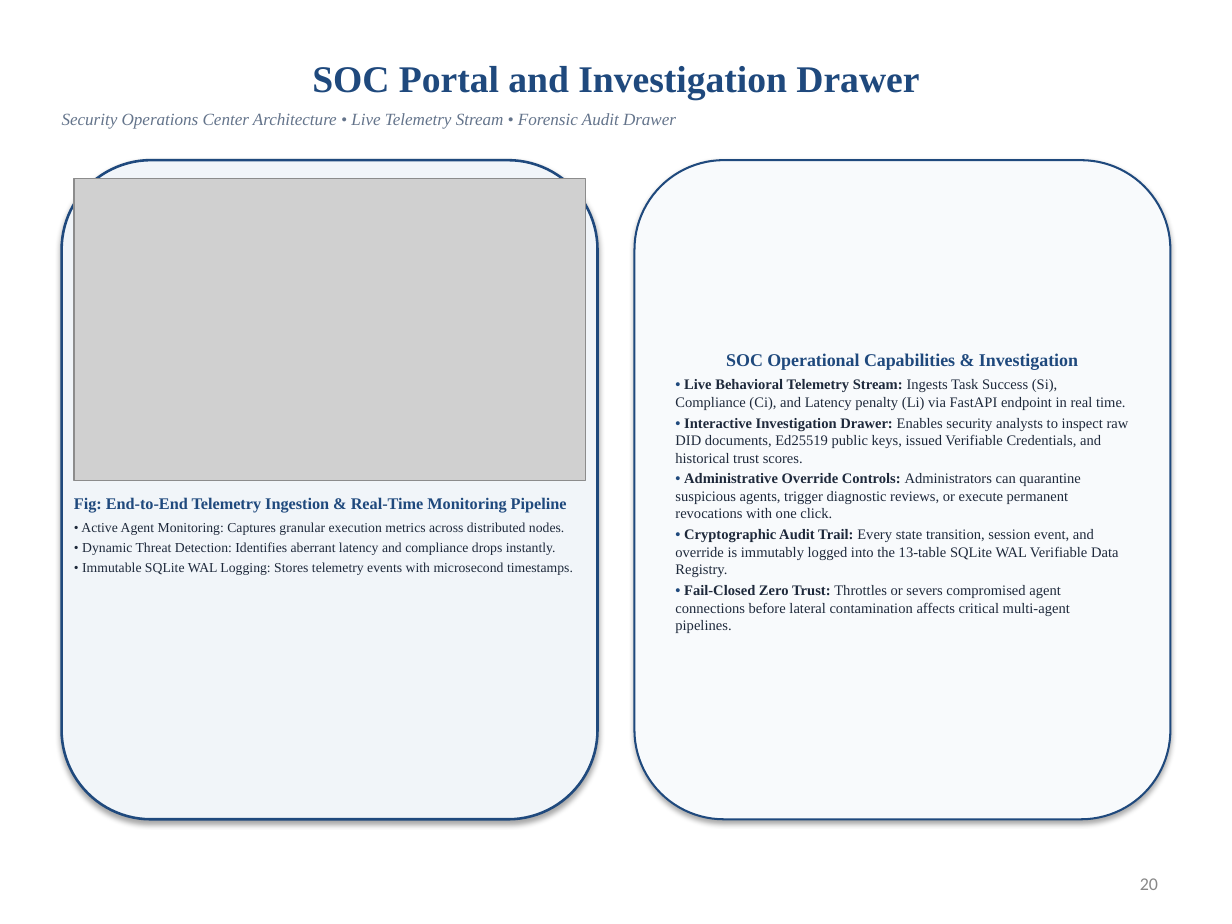
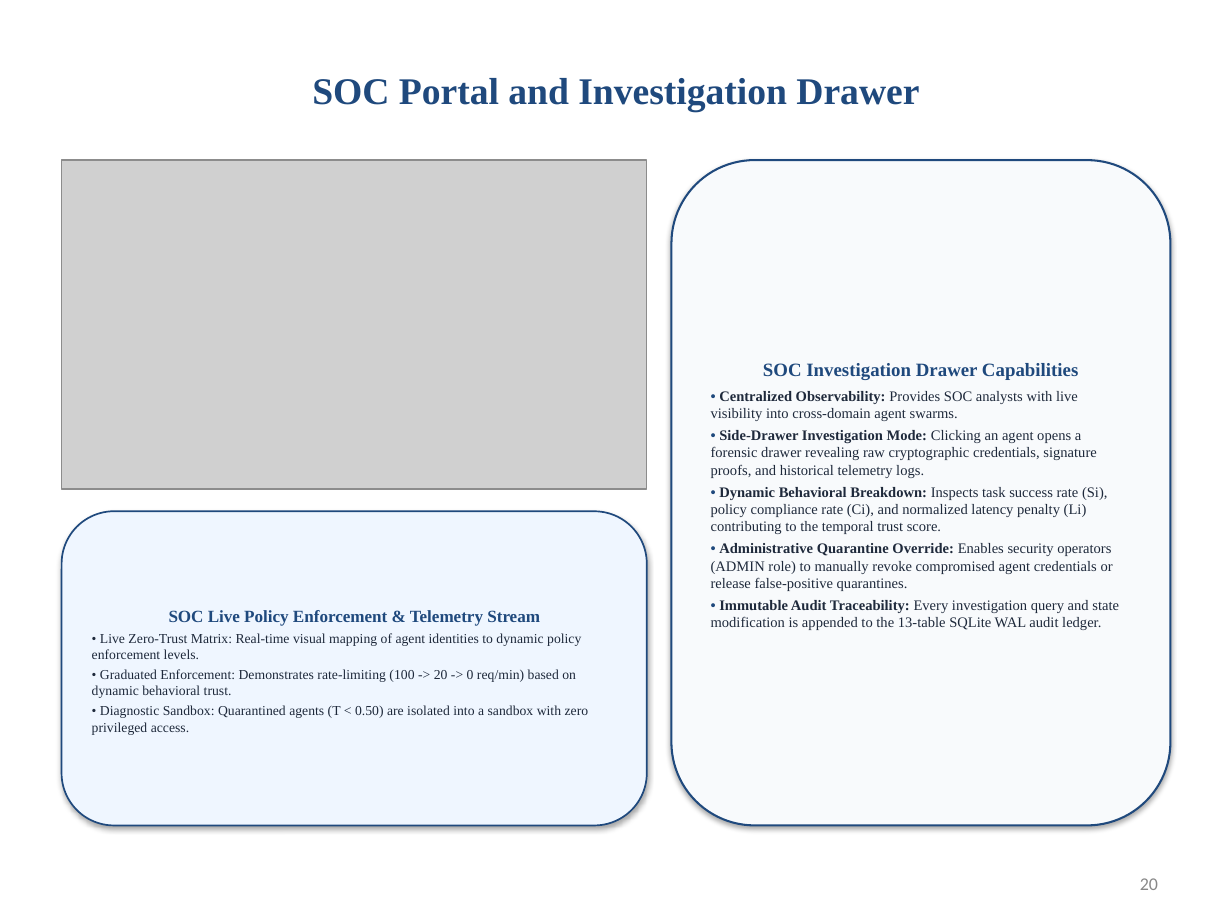
Before and after one commit to Manishpatil0608/trustchain-ai, a slide deck: slide 20 of TrustChain_AI_Phase_III_Final_Enhanced.pptx. Drawn at 1232x924 pixels with LibreOffice and Linux fonts; fonts in the diff are those of the drawing; grey boxes stand for pictures; background and template pictures are left out. Boxes give left, top, right and bottom in pixels: in the first picture for what was removed or moved away, otherwise in the second. Text is boxed around its words. In the diff, an @@ line names an element or a change of style, - is before the commit and + after.

```diff
--- a/TrustChain_AI_Phase_III_Final_Enhanced.pptx
+++ b/TrustChain_AI_Phase_III_Final_Enhanced.pptx
@@ title "SOC Portal and Investigation Drawer": place and size @@
-title "SOC Portal and Investigation Drawer" at [312,66,919,100]
+title "SOC Portal and Investigation Drawer" at [312,78,919,112]
@@ text removed at [62,113,676,129] @@
-Security Operations Center Architecture • Live Telemetry Stream • Forensic Audit Drawer
@@ picture: place and size @@
-picture at [74,179,585,480]
+picture at [62,160,647,489]
@@ rounded rectangle "SOC Investigation Drawer Capabilities": place and size @@
-rounded rectangle "SOC Investigation Drawer Capabilities" at [634,160,1170,819]
+rounded rectangle "SOC Investigation Drawer Capabilities" at [671,160,1170,825]
@@ text in rounded rectangle at [711,363,1119,630]: text changed @@
-SOC Operational Capabilities & Investigation
-• Live Behavioral Telemetry Stream: Ingests Task Success (Si), Compliance (Ci), and Latency penalty (Li) via FastAPI endpoint in real time.
-• Interactive Investigation Drawer: Enables security analysts to inspect raw DID documents, Ed25519 public keys, issued Verifiable Credentials, and historical trust scores.
-• Administrative Override Controls: Administrators can quarantine suspicious agents, trigger diagnostic reviews, or execute permanent revocations with one click.
-• Cryptographic Audit Trail: Every state transition, session event, and override is immutably logged into the 13-table SQLite WAL Verifiable Data Registry.
-• Fail-Closed Zero Trust: Throttles or severs compromised agent connections before lateral contamination affects critical multi-agent pipelines.
+SOC Investigation Drawer Capabilities
+• Centralized Observability: Provides SOC analysts with live visibility into cross-domain agent swarms.
+• Side-Drawer Investigation Mode: Clicking an agent opens a forensic drawer revealing raw cryptographic credentials, signature proofs, and historical telemetry logs.
+• Dynamic Behavioral Breakdown: Inspects task success rate (Si), policy compliance rate (Ci), and normalized latency penalty (Li) contributing to the temporal trust score.
+• Administrative Quarantine Override: Enables security operators (ADMIN role) to manually revoke compromised agent credentials or release false-positive quarantines.
+• Immutable Audit Traceability: Every investigation query and state modification is appended to the 13-table SQLite WAL audit ledger.
@@ text removed at [74,497,573,575] @@
-Fig: End-to-End Telemetry Ingestion & Real-Time Monitoring Pipeline
-• Active Agent Monitoring: Captures granular execution metrics across distributed nodes.
-• Dynamic Threat Detection: Identifies aberrant latency and compliance drops instantly.
-• Immutable SQLite WAL Logging: Stores telemetry events with microsecond timestamps.
@@ rounded rectangle "SOC Live Policy Enforcement & ...": place and size @@
-rounded rectangle "SOC Live Policy Enforcement & ..." at [62,160,598,819]
+rounded rectangle "SOC Live Policy Enforcement & ..." at [62,511,647,825]
@@ rounded rectangle "SOC Live Policy Enforcement & ..." at [62,511,647,825]: fill #F1F5F9 to #EFF6FF; outline #1F497D 1.5 pt to #1F497D 1 pt @@
@@ text in rounded rectangle at [92,610,589,735]: text added @@
+SOC Live Policy Enforcement & Telemetry Stream
+• Live Zero-Trust Matrix: Real-time visual mapping of agent identities to dynamic policy enforcement levels.
+• Graduated Enforcement: Demonstrates rate-limiting (100 -> 20 -> 0 req/min) based on dynamic behavioral trust.
+• Diagnostic Sandbox: Quarantined agents (T < 0.50) are isolated into a sandbox with zero privileged access.
```
Also in this commit, not shown: 6 other slides changed, 2 other files.
